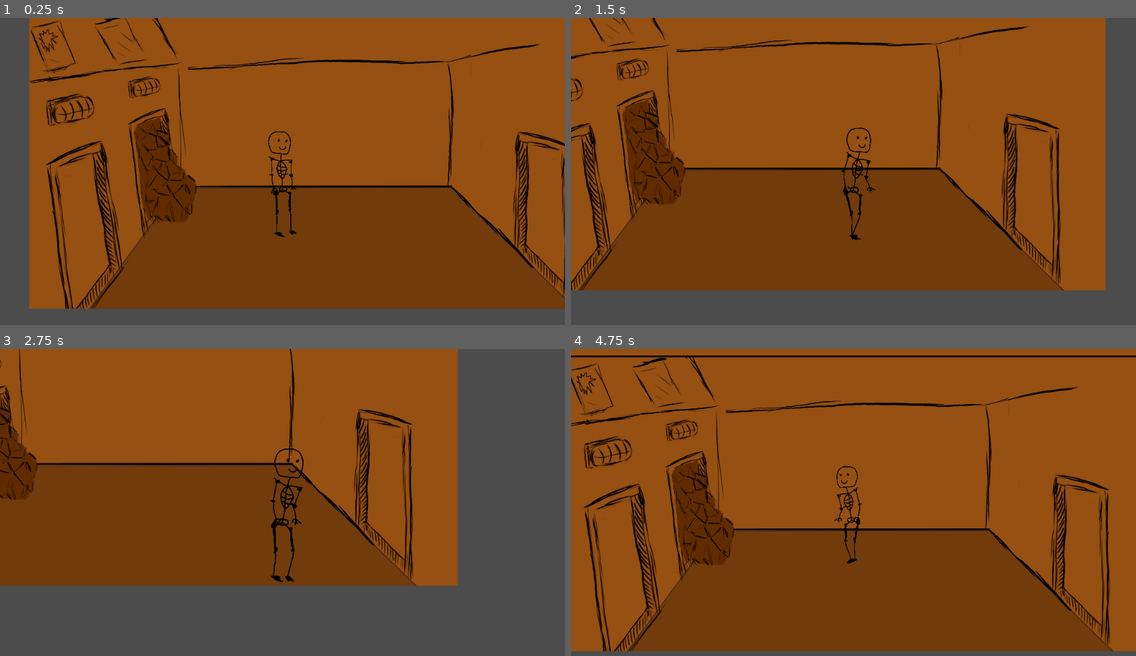
Above: before the commit, frames 1-4 (two rows, left to right).
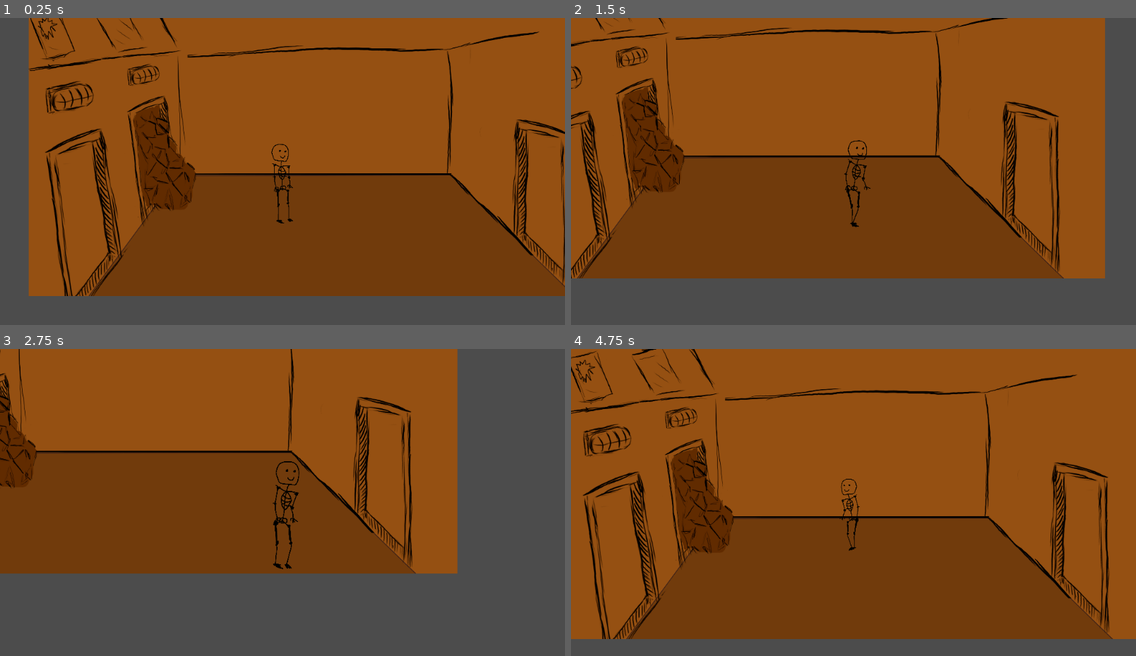
Above: after the commit, the same moments.

Repository: olejik-web/NotForgotten-Main
Game: Godot game, scene res://Room.tscn
Two runs of this game, one before a commit and one after it. Both use one fixed random seed, a clock stepped at 60 frames per second and the inputs below.
Inputs:
- Up to frame 1 (0.25 s): no input
- Up to frame 2 (1.5 s): tap Enter at 0.5 s; hold Right (ui_right) 0.53-1.28 s; hold Down (ui_down) from 1.28 s (still down)
- Up to frame 3 (2.75 s): release Down (ui_down) at 2.03 s; hold Right (ui_right) from 2.03 s (still down)
- Up to frame 4 (4.75 s): release Right (ui_right) at 2.78 s; hold Up (ui_up) 2.78-3.53 s; hold Left (ui_left) from 3.53 s (still down)

The runs differ from the first frame. In frame 1, 16% of the frame differs, in the area x 5-100%, y 0-95%; in frame 2, 14%; in frame 3, 9.5%; in frame 4, 17%, in the area x 0-100%, y 0-99%.

Commit message:
test

Diff:
--- a/Room.tscn
+++ b/Room.tscn
@@ -20,7 +20,6 @@
 }
 
 [node name="floor" type="CollisionPolygon2D" parent="KinematicBody2D"]
-visible = false
 polygon = PoolVector2Array( 75.7734, 598.907, 125.162, 538.839, 170.547, 542.844, 219.936, 462.753, 253.307, 464.088, 282.674, 449.405, 304.031, 430.717, 324.054, 404.021, 764.551, 406.69, 872.969, 515.872, 908.713, 504.134, 960.772, 554.857, 955.433, 598.907 )
 one_way_collision_margin = 128.0
 __meta__ = {
--- a/scripts/MainPlayerScript.gd
+++ b/scripts/MainPlayerScript.gd
@@ -3,9 +3,9 @@
 export var ex_room_top_limit = 405
 export var ex_room_down_limit = 585
 var limit = ex_room_down_limit - ex_room_top_limit
-var orSize = 0.13
-var downSize = 0.18
-
+var orSize = 0.10
+var downSize = 0.15
+#works for me
 
 func _process(delta):
 	var velocity = Vector2()
